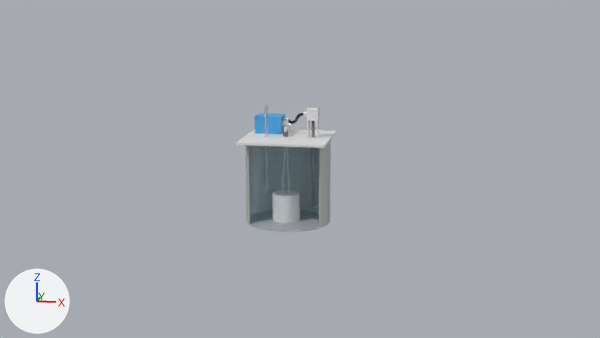
A saved change to the Blender file BOMBACALORIMETRICA.blend.
The view is the same before and after, from the file's camera 'Camera'. Every picture has the same lights, and +X, +Y and +Z are marked at lower left.
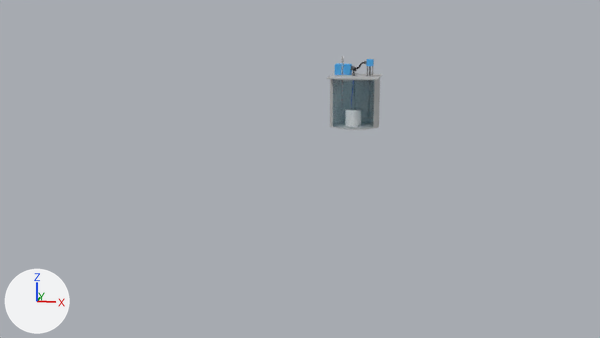
The change in detail:
me_plane has 8 vertices, 6 faces and spans x -0.303..0.303, y -0.303..0.303, z -0.015..0.0.
me_plane now uses material mat_material_008 (grey #bbbbbb).
me_cube_003 has 8 vertices, 6 faces and spans x -0.0392..0.0392, y -0.0392..0.0392, z -0.0392..0.0392.
me_cube_003 now uses material mat_material_005 (blue #48a7e7).
Object 'Catenary' (ob_catenary) moves from (0.039, 0.103, 0.428) to (0.039, 4.459, 0.428).
Object 'Catenary.001' (ob_catenary_001) moves from (-0.034, 0.066, 0.357) to (-0.034, 4.421, 0.357).
Object 'Cylinder.002' (ob_cylinder_002) moves from (-0.152, -0.018, 0.32) to (-0.152, 4.337, 0.179).
Object 'Cylinder.003' (ob_cylinder_003) moves from (0.177, 0.008, 0.058) to (0.177, 4.363, 0.058).
Object 'Plane' (ob_plane) moves from (0.0, 0.0, 0.315) to (0.0, 4.356, 0.315).
Object 'Cube' (ob_cube) moves from (-0.163, 0.146, 0.343) to (-0.163, 4.502, 0.343).
Object 'Cube.001' (ob_cube_001) moves from (0.178, 0.006, 0.476) to (0.178, 4.361, 0.476).
Object 'Cylinder' (ob_cylinder) moves from (0.0, 0.0, 0.0) to (0.0, 4.356, 0.0).
Object 'Cylinder.015' (ob_cylinder_015) moves from (0.0, 0.0, 0.0) to (0.0, 4.356, 0.0).

Boxes [x1, y1, x2, y2] around the edits, measured in the pictures (600 x 338 px):
'Cylinder.015', moved: before [249, 145, 319, 231]; after [333, 79, 374, 129]
'Cylinder', moved: before [245, 140, 331, 232]; after [330, 78, 380, 130]
'Plane', recoloured, moved: before [236, 129, 336, 148]; after [327, 73, 382, 80]
'Cube', moved: before [254, 113, 285, 134]; after [335, 63, 352, 75]
'Cube.001', recoloured, moved: before [307, 108, 320, 121]; after [366, 59, 374, 66]
'Cylinder.002', moved: before [264, 103, 268, 137]; after [341, 56, 343, 76]
'Catenary', moved: before [288, 113, 303, 124]; after [354, 62, 364, 69]
'Cylinder.003', moved: before [312, 121, 315, 137]; after [369, 66, 371, 76]
'Catenary.001', moved (not visible afterwards): before [284, 122, 292, 132]
